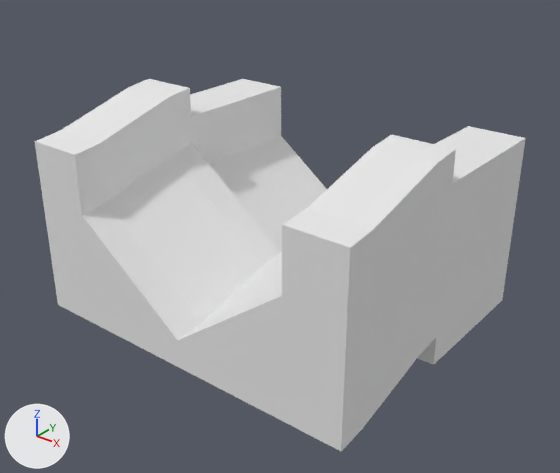
The Blender file Assets/Entities/Lanes/Jump.blend: old version first, new version second.
The view is the same before and after, from a camera (50 mm lens) standing at (14.7, -13.45, 13.0) and looking at (0.43, 4.38, 1.95). The axes (+X, +Y, +Z) are drawn at lower left. The lights are the same throughout.
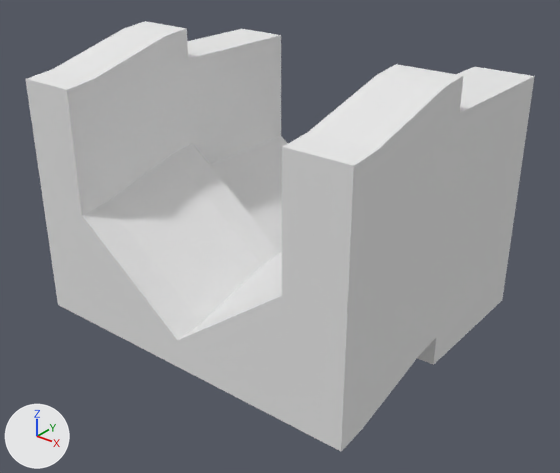
Boxes [x1, y1, x2, y2] around the edits, measured in the pictures (560 x 473 px; the box of a moved part takes in the faces that stretch with it):
'Cube', reshaped (16% taller): before [34, 79, 526, 451]; after [26, 21, 535, 451]
part 1 of me_cube, moved or reshaped: before [34, 79, 526, 322]; after [26, 21, 535, 322]

What changed in the scene script:
```text
Change me_cube:
    where me_cube.from_pydata(...)  # 64 vertices, 62 faces; spans x 0.0..6.0, y 0.0..10.0, z -1.0..6.0
    used by ob_cube; location = (0.0, 0.0, 0.0)
    me_cube part 1: all 16 vertices in x 4.0..6.0, y 0.0..10.0, z 5.0..6.0 are moved by (0.0, 0.0, 2.0)
```
